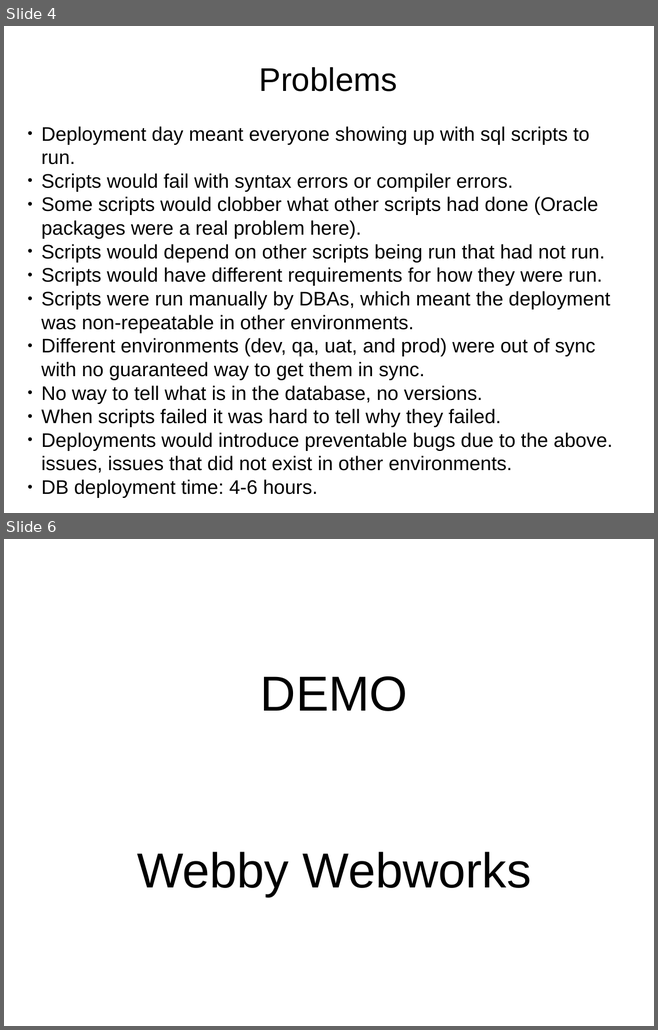
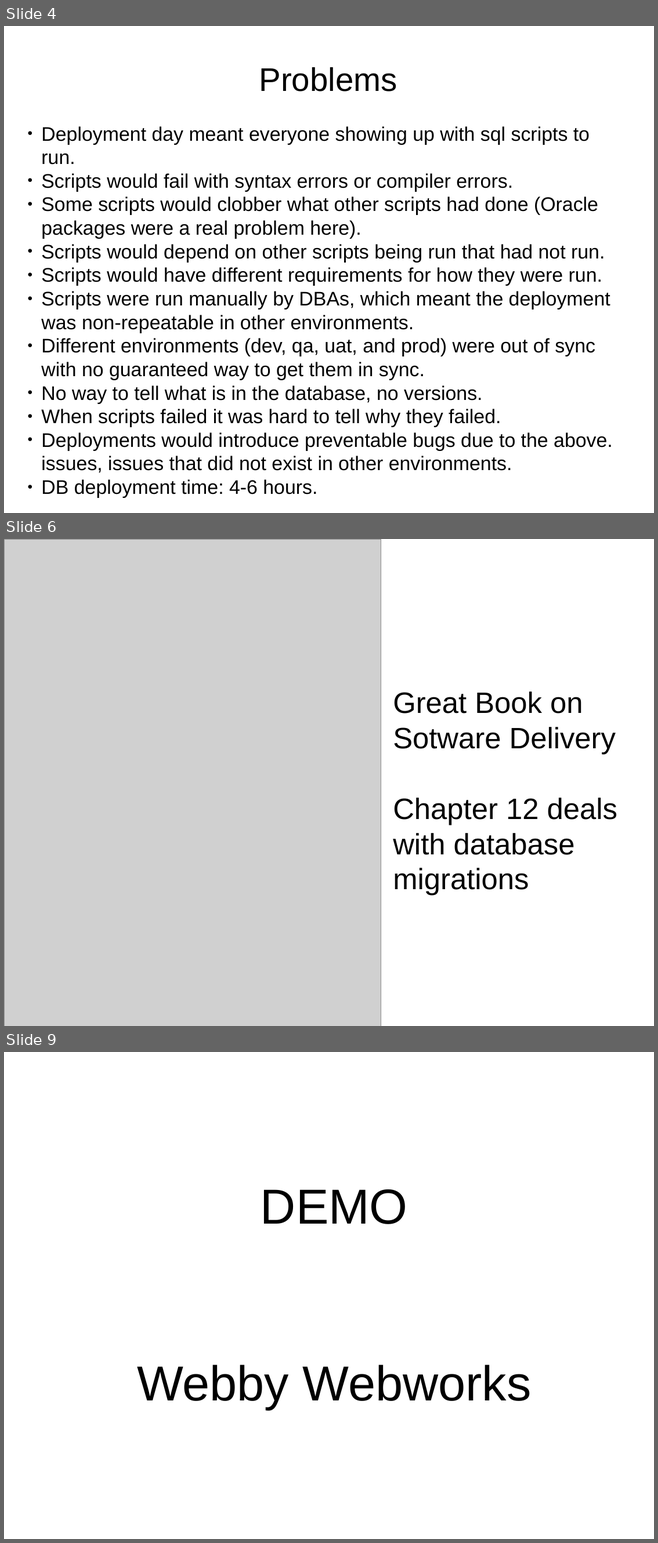
Before and after one commit to dwclark/flyway-dsl-demo, a slide deck: flyway-presentation.odp. Shown one above the other, each under a label of ours: slides 4 and 6 before the commit, slides 4, 6 and 9 after it; the slides between them are not shown. The pictures are 658x1030 and 658x1543 pixels, drawn with LibreOffice and Linux fonts; fonts in the diff are those of the drawing; grey boxes stand for pictures. Boxes give left, top, right and bottom in pixels: in the first picture for what was removed or moved away, otherwise in the second. Text is boxed around its words. In the diff, an @@ line names an element or a change of style, - is before the commit and + after.

```diff
--- a/flyway-presentation.odp
+++ b/flyway-presentation.odp
@@ slide 6 added at box(4, 539, 654, 1026), background #FFFFFF @@
@@ picture added at box(4, 539, 380, 1026) @@
@@ text added at box(393, 692, 617, 896), 36 pt, text #000000 @@
+Great Book on Sotware Delivery
+Chapter 12 deals with database migrations
@@ what was slide 6 is now slide 9 @@
```
Also in this commit, not shown: 2 slides changed, 1 other slide added, 1 other file.
